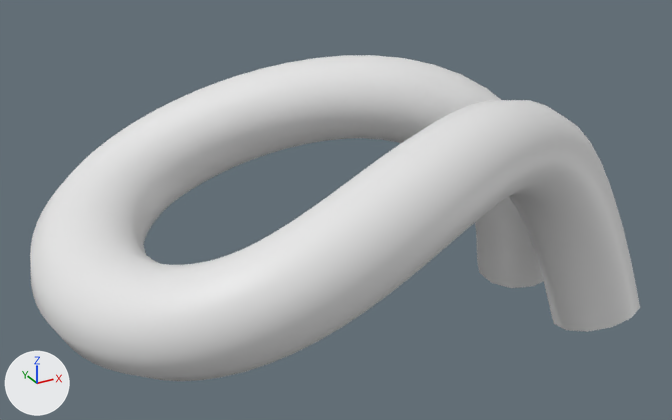
Renders of the Blender file src/models/assets/single-crochet.blend from each side of a commit.
The view is the same before and after, from a 50 mm lens placed at (-0.0035, -0.0229, 0.0169), pointed at (0.0094, 0.0006, 0.0052). Lighting does not change. The marker at lower left points along +X, +Y and +Z.

Before the edit, the objects in view are built like this:
```python
cu_singlecrochet = bpy.data.curves.new('SingleCrochet', 'CURVE')
cu_singlecrochet.dimensions = '3D'
_sp = cu_singlecrochet.splines.new('NURBS'); _sp.points.add(6)
_sp.points.foreach_set('co', [0.0159, -0.00204, 0.000366, 1.0, 0.0141, -0.000018, 0.0108, 1.0, 0.00335, -0.00995, 0.0056, 1.0, -0.00104, 0.0000465, 0.00349, 1.0, 0.00327, 0.01, 0.00558, 1.0, 0.014, -0.0000627, 0.0107, 1.0, 0.0157, 0.00204, 0.000518, 1.0])
_sp.order_u = 5
_sp.order_v = 0
_sp.use_endpoint_u = True
cu_singlecrochet.use_path = True
cu_singlecrochet.bevel_depth = 0.00141
cu_singlecrochet.fill_mode = 'FULL'
cu_singlecrochet.use_fill_caps = True
ob_singlecrochet = bpy.data.objects.new('SingleCrochet', cu_singlecrochet)
ob_singlecrochet.location = (0.0, 0.0, 0.0)
ob_singlecrochet.scale = (1.16, 1.0, 1.0)
```
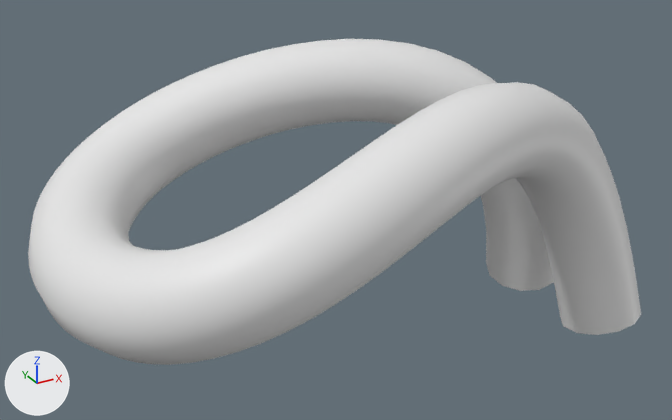
The change, as a list of edits to the scene's bpy script:
```text
Change cu_singlecrochet:
    where _sp = cu_singlecrochet.splines.new('NURBS'); _sp.points.add(6)
    remove _sp.points.foreach_set('co', [0.0159, -0.00204, 0.000366, 1.0, 0.0141, -0.000018, 0.0108, 1.0, 0.00335, -0.00995, 0.0056, 1.0, -0.00104, 0.0000465, 0.00349, 1.0, 0.00327, 0.01, 0.00558, 1.0, 0.014, -0.0000627, 0.0107, 1.0, 0.0157, 0.00204, 0.000518, 1.0])
    add _sp.points.foreach_set('co', [0.0188, -0.00204, 0.000111, 1.0, 0.017, -0.000018, 0.0115, 1.0, 0.00335, -0.00995, 0.00658, 1.0, -0.00104, 0.0000465, 0.00349, 1.0, 0.00327, 0.01, 0.00655, 1.0, 0.0169, -0.0000627, 0.0114, 1.0, 0.0186, 0.00204, 0.000263, 1.0])
Change ob_singlecrochet:
    ob_singlecrochet.scale: (1.16, 1.0, 1.0) -> (0.995, 1.0, 0.987)
```

Location of each change, (x1, y1, x2, y2) in pixels of the pictures (672 x 420 px):
'SingleCrochet', reshaped, rescaled
    before: (30, 55, 640, 381)
    after: (28, 39, 641, 365)
